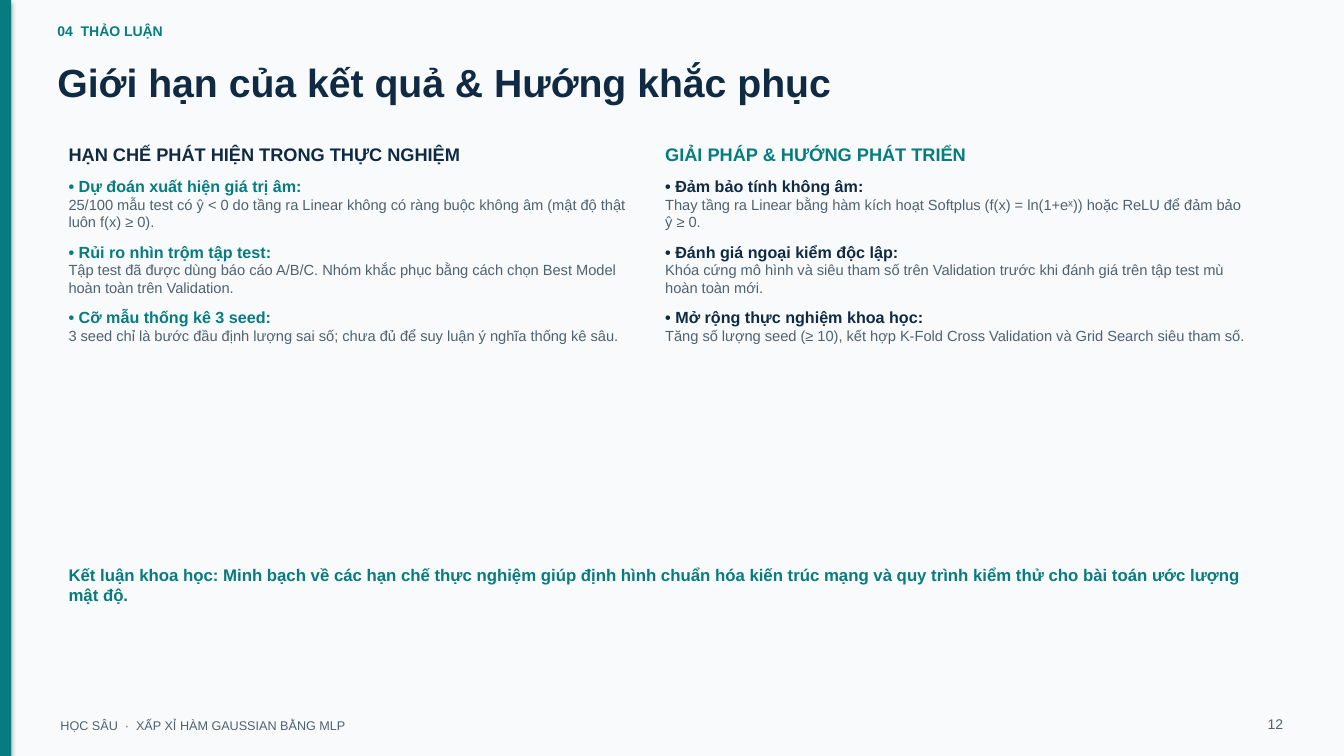
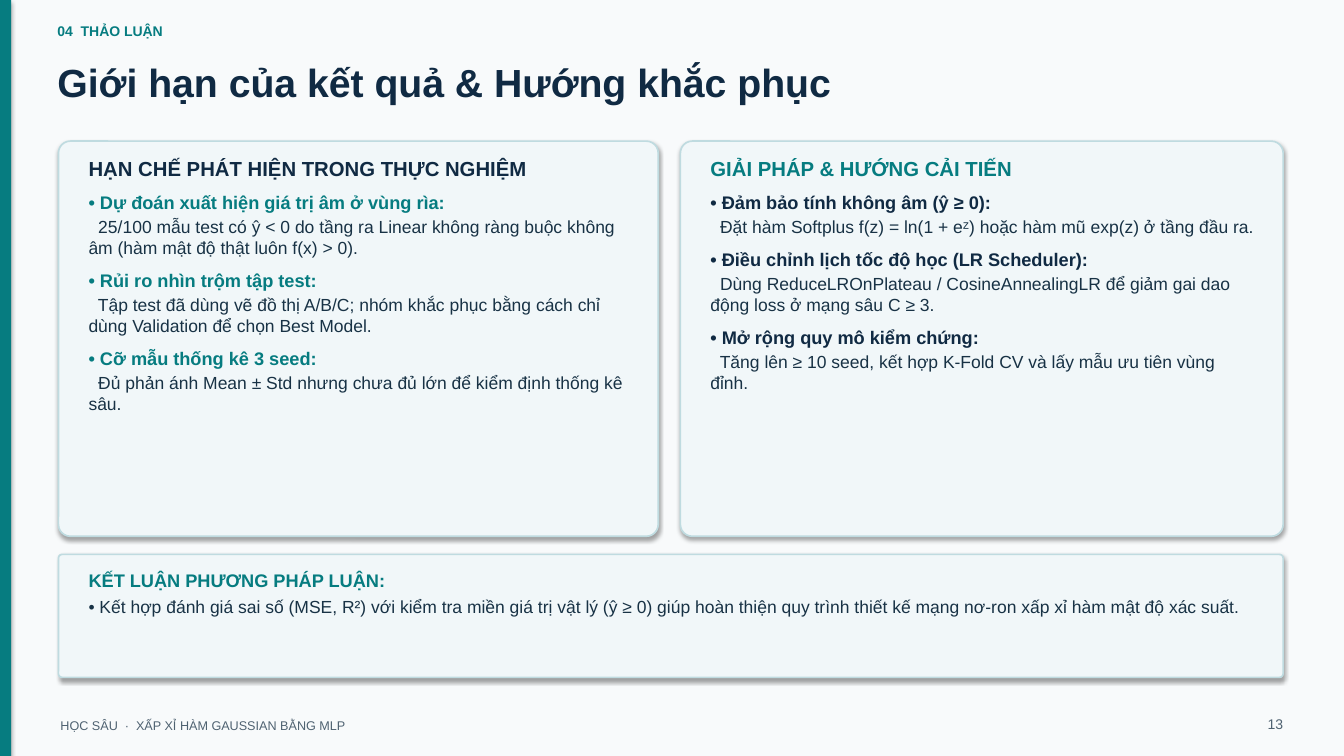
Before and after one commit to bryan-nguyen2005/GROUP_DEEEP_LEARNING_HK1_2026, a slide deck: slide 13 of Function Approximation/slides/BTL01_ThuyetTrinh_MLP.pptx (slide 12 before the commit). Drawn at 1344x756 pixels with LibreOffice and Linux fonts; fonts in the diff are those of the drawing. Boxes give left, top, right and bottom in pixels: in the first picture for what was removed or moved away, otherwise in the second. Text is boxed around its words. In the diff, an @@ line names an element or a change of style, - is before the commit and + after.

```diff
--- a/Function Approximation/slides/BTL01_ThuyetTrinh_MLP.pptx
+++ b/Function Approximation/slides/BTL01_ThuyetTrinh_MLP.pptx
@@ rounded rectangle added at [58,141,658,536], fill #F1F7F9, outline #BFDBE0 1.2 pt @@
@@ rounded rectangle added at [681,141,1284,536], fill #F1F7F9, outline #BFDBE0 1.2 pt @@
@@ text "HẠN CHẾ PHÁT HIỆN TRONG ...": place and size @@
-text "HẠN CHẾ PHÁT HIỆN TRONG ..." at [69,147,625,344]
+text "HẠN CHẾ PHÁT HIỆN TRONG ..." at [89,160,622,410]
@@ text at [89,160,526,369]: size 13 to 14.5 pt in "HẠN CHẾ PHÁT HIỆN TRONG THỰC NGHIỆM"; size 11.5 to 13 pt in "• Rủi ro nhìn trộm tập test:", "• Cỡ mẫu thống kê 3 seed:"; more space between paragraphs @@
@@ text at [710,160,1253,389]: text changed; size 10.5 to 12.5 pt; text colour #4F6271 to #183245 @@
-GIẢI PHÁP & HƯỚNG PHÁT TRIỂN
-• Đảm bảo tính không âm:
-Thay tầng ra Linear bằng hàm kích hoạt Softplus (f(x) = ln(1+eˣ)) hoặc ReLU để đảm bảo ŷ ≥ 0.
-• Đánh giá ngoại kiểm độc lập:
-Khóa cứng mô hình và siêu tham số trên Validation trước khi đánh giá trên tập test mù hoàn toàn mới.
-• Mở rộng thực nghiệm khoa học:
-Tăng số lượng seed (≥ 10), kết hợp K-Fold Cross Validation và Grid Search siêu tham số.
+GIẢI PHÁP & HƯỚNG CẢI TIẾN
+• Đảm bảo tính không âm (ŷ ≥ 0):
+Đặt hàm Softplus f(z) = ln(1 + eᶻ) hoặc hàm mũ exp(z) ở tầng đầu ra.
+• Điều chỉnh lịch tốc độ học (LR Scheduler):
+Dùng ReduceLROnPlateau / CosineAnnealingLR để giảm gai dao động loss ở mạng sâu C ≥ 3.
+• Mở rộng quy mô kiểm chứng:
+Tăng lên ≥ 10 seed, kết hợp K-Fold CV và lấy mẫu ưu tiên vùng đỉnh.
@@ text at [89,195,615,258]: text changed; size 10.5 to 12.5 pt; text colour #4F6271 to #183245 @@
-• Dự đoán xuất hiện giá trị âm:
-25/100 mẫu test có ŷ < 0 do tầng ra Linear không có ràng buộc không âm (mật độ thật luôn f(x) ≥ 0).
+• Dự đoán xuất hiện giá trị âm ở vùng rìa:
+25/100 mẫu test có ŷ < 0 do tầng ra Linear không ràng buộc không âm (hàm mật độ thật luôn f(x) > 0).
@@ text at [89,298,600,336]: text changed; size 10.5 to 12.5 pt; text colour #4F6271 to #183245 @@
-Tập test đã được dùng báo cáo A/B/C. Nhóm khắc phục bằng cách chọn Best Model hoàn toàn trên Validation.
+Tập test đã dùng vẽ đồ thị A/B/C; nhóm khắc phục bằng cách chỉ dùng Validation để chọn Best Model.
@@ text at [89,376,622,410]: text changed; size 10.5 to 12.5 pt; text colour #4F6271 to #183245 @@
-3 seed chỉ là bước đầu định lượng sai số; chưa đủ để suy luận ý nghĩa thống kê sâu.
+Đủ phản ánh Mean ± Std nhưng chưa đủ lớn để kiểm định thống kê sâu.
@@ rounded rectangle added at [58,555,1284,678], fill #F1F7F9, outline #BFDBE0 1.2 pt @@
@@ text removed at [69,567,1239,604] @@
-Kết luận khoa học: Minh bạch về các hạn chế thực nghiệm giúp định hình chuẩn hóa kiến trúc mạng và quy trình kiểm thử cho bài toán ước lượng mật độ.
@@ text added at [89,573,1239,617], 12.5 pt, text #183245 @@
+KẾT LUẬN PHƯƠNG PHÁP LUẬN:
+• Kết hợp đánh giá sai số (MSE, R²) với kiểm tra miền giá trị vật lý (ŷ ≥ 0) giúp hoàn thiện quy trình thiết kế mạng nơ-ron xấp xỉ hàm mật độ xác suất.
@@ text at [1268,719,1284,729]: text changed @@
-12
+13
```
Also in this commit, not shown: 6 other slides changed, 4 slides added, 3 slides removed, 4 other files.
